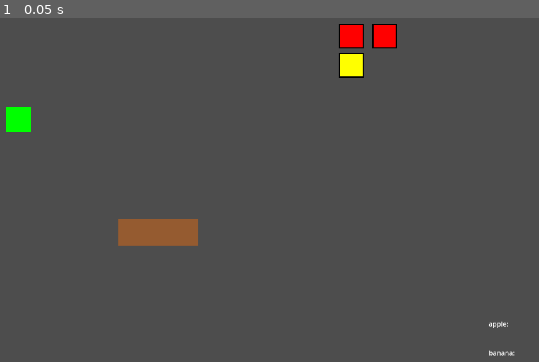
Above: before the commit, frame 1.
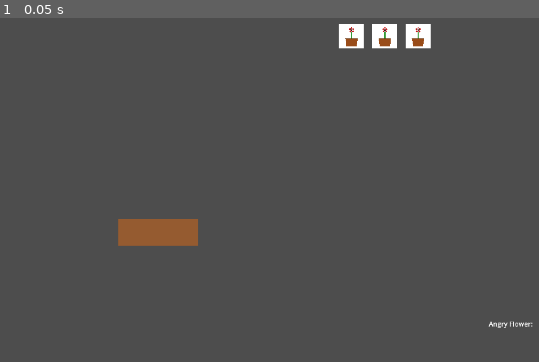
Above: after the commit, the same moment.

Repository: josephkadar-droid/TilePuzzleGame
Game: Godot game, scene res://GameManager.tscn
The game is run twice, just before and just after one commit, with the same random seed, the same clock (stepped at 60 frames per second) and the same inputs.
Inputs:
- Up to frame 1 (0.05 s): no input

The runs differ from the first frame. In frame 1, 1.9% of the frame differs, in the area x 1-99%, y 1-99%.

Commit message:
Working Plants

Diff:
--- a/DraggableItem.gd
+++ b/DraggableItem.gd
@@ -10,6 +10,7 @@
 var original_parent: Node
 var current_placement_spot: PlacementSpot = null
 var sprite: Sprite2D
+var snap_distance: float = 80.0
 
 func _ready():
 	print("=== DraggableItem _ready() called ===")
@@ -35,14 +36,100 @@
 	print("=== DraggableItem setup complete ===")
 
 func create_item_texture() -> ImageTexture:
+	if item_type == "angry_flower":
+		return create_angry_flower_texture()
+	else:
+		# Default colored square
+		var image = Image.create(60, 60, false, Image.FORMAT_RGB8)
+		image.fill(item_color)
+		# Add border
+		for x in range(60):
+			for y in range(60):
+				if x < 3 or x >= 57 or y < 3 or y >= 57:
+					image.set_pixel(x, y, Color.BLACK)
+
+		var texture = ImageTexture.new()
+		texture.set_image(image)
+		return texture
+
+func create_angry_flower_texture() -> ImageTexture:
 	var image = Image.create(60, 60, false, Image.FORMAT_RGB8)
-	image.fill(item_color)
-
-	# Add border
-	for x in range(60):
-		for y in range(60):
-			if x < 3 or x >= 57 or y < 3 or y >= 57:
-				image.set_pixel(x, y, Color.BLACK)
+	image.fill(Color.TRANSPARENT)
+
+	# Pot (brown/terracotta)
+	var pot_color = Color(0.6, 0.3, 0.1)
+	for y in range(35, 55):
+		for x in range(15, 45):
+			var pot_width = 30 - (y - 35) * 0.3
+			var start_x = 30 - pot_width / 2
+			var end_x = 30 + pot_width / 2
+			if x >= start_x and x <= end_x:
+				image.set_pixel(x, y, pot_color)
+
+	# Pot rim (darker brown)
+	var rim_color = Color(0.4, 0.2, 0.05)
+	for x in range(15, 45):
+		image.set_pixel(x, 35, rim_color)
+		image.set_pixel(x, 36, rim_color)
+
+	# Stem (green)
+	var stem_color = Color(0.2, 0.6, 0.2)
+	for y in range(20, 35):
+		image.set_pixel(29, y, stem_color)
+		image.set_pixel(30, y, stem_color)
+		image.set_pixel(31, y, stem_color)
+
+	# Flower petals (red/angry)
+	var petal_color = Color(0.8, 0.1, 0.1)
+	var center_x = 30
+	var center_y = 15
+
+	# 5 petals around center
+	var petal_positions = [
+		Vector2(0, -5),   # Top
+		Vector2(-4, -2),  # Top left
+		Vector2(-3, 3),   # Bottom left
+		Vector2(3, 3),    # Bottom right
+		Vector2(4, -2)    # Top right
+	]
+
+	for petal_pos in petal_positions:
+		var petal_x = center_x + petal_pos.x
+		var petal_y = center_y + petal_pos.y
+
+		# Draw petal (small oval)
+		for dy in range(-2, 3):
+			for dx in range(-2, 3):
+				if dx*dx + dy*dy <= 4:
+					var px = petal_x + dx
+					var py = petal_y + dy
+					if px >= 0 and px < 60 and py >= 0 and py < 60:
+						image.set_pixel(px, py, petal_color)
+
+	# Flower center (dark red/black for angry look)
+	var center_color = Color(0.3, 0.05, 0.05)
+	for dy in range(-1, 2):
+		for dx in range(-1, 2):
+			image.set_pixel(center_x + dx, center_y + dy, center_color)
+
+	# Angry eyes (black dots)
+	image.set_pixel(27, 13, Color.BLACK)
+	image.set_pixel(28, 13, Color.BLACK)
+	image.set_pixel(32, 13, Color.BLACK)
+	image.set_pixel(33, 13, Color.BLACK)
+
+	# Angry mouth (downward curve)
+	image.set_pixel(28, 17, Color.BLACK)
+	image.set_pixel(29, 18, Color.BLACK)
+	image.set_pixel(30, 18, Color.BLACK)
+	image.set_pixel(31, 18, Color.BLACK)
+	image.set_pixel(32, 17, Color.BLACK)
+
+	# Angry eyebrows (angled lines)
+	image.set_pixel(26, 11, Color.BLACK)
+	image.set_pixel(27, 12, Color.BLACK)
+	image.set_pixel(33, 12, Color.BLACK)
+	image.set_pixel(34, 11, Color.BLACK)
 
 	var texture = ImageTexture.new()
 	texture.set_image(image)
@@ -63,6 +150,13 @@
 
 func start_drag():
 	print("=== START_DRAG CALLED ===")
+
+	# Remove from current spot if placed
+	if current_placement_spot:
+		current_placement_spot.remove_item()
+		current_placement_spot = null
+		return_to_inventory = true
+
 	is_being_dragged = true
 	z_index = 100
 	var tween = create_tween()
@@ -75,26 +169,58 @@
 	var tween = create_tween()
 	tween.tween_property(sprite, "scale", Vector2(1.0, 1.0), 0.1)
 
-	var placement_successful = false
+	print("Item position when dropped: ", global_position)
+
+	# Find the closest available placement spot
+	var closest_spot: PlacementSpot = null
+	var closest_distance: float = snap_distance + 1
+
 	var overlapping_areas = get_overlapping_areas()
-
+	print("Overlapping areas: ", overlapping_areas.size())
+
+	# Check all overlapping areas for placement spots
 	for area in overlapping_areas:
 		if area is PlacementSpot:
 			var spot = area as PlacementSpot
-			if spot.place_item(self):
-				placement_successful = true
-				break
-
-	if not placement_successful and return_to_inventory:
-		return_to_original_position()
+			var distance = global_position.distance_to(spot.global_position)
+
+			print("Found PlacementSpot ", spot.name, " at distance: ", distance)
+
+			if spot.can_accept_item(self) and distance < closest_distance:
+				closest_spot = spot
+				closest_distance = distance
+				print("This is now the closest valid spot")
+
+	# Try to place in the closest valid spot if within snap distance
+	var placement_successful = false
+	if closest_spot and closest_distance <= snap_distance:
+		print("Attempting to place in closest spot: ", closest_spot.name)
+		if closest_spot.place_item(self):
+			print("Item placed successfully!")
+			placement_successful = true
+	else:
+		print("No valid spot within snap distance (", snap_distance, ")")
+
+	# If no placement, return to inventory or stay where dropped
+	if not placement_successful:
+		if return_to_inventory:
+			print("No valid placement - returning to inventory")
+			return_to_original_position()
+		else:
+			print("Item stays where dropped")
 
 func _process(_delta):
 	if is_being_dragged:
 		global_position = get_global_mouse_position()
 
 func place_at_spot(spot: PlacementSpot):
+	print("=== PLACE_AT_SPOT CALLED ===")
 	current_placement_spot = spot
-	position = spot.position
+
+	# Snap to the spot's position with animation
+	var snap_tween = create_tween()
+	snap_tween.tween_property(self, "global_position", spot.global_position, 0.2)
+
 	return_to_inventory = false
 
 func return_to_original_position():
--- a/Inventory.gd
+++ b/Inventory.gd
@@ -39,8 +39,8 @@
 
 	# Label
 	var label = Label.new()
-	label.text = item_type + ": "
-	label.custom_minimum_size.x = 100
+	label.text = item_type.replace("_", " ").capitalize() + ": "
+	label.custom_minimum_size.x = 150
 	container.add_child(label)
 
 	# Items
@@ -72,14 +72,10 @@
 	var item = preload("res://DraggableItem.tscn").instantiate()
 	item.item_type = item_type
 
-	# Set color based on type
+	# Set color and appearance based on type
 	match item_type:
-		"apple":
-			item.item_color = Color.RED
-		"banana":
-			item.item_color = Color.YELLOW
-		"orange":
-			item.item_color = Color.ORANGE
+		"angry_flower":
+			item.item_color = Color(0.8, 0.2, 0.2)  # Dark red/angry color
 		_:
 			item.item_color = Color.WHITE
 
--- a/Level1.gd
+++ b/Level1.gd
@@ -2,6 +2,5 @@
 
 func get_required_items() -> Dictionary:
 	return {
-		"apple": 2,
-		"banana": 1
+		"angry_flower": 3
 	}
--- a/Level1.tscn
+++ b/Level1.tscn
@@ -1,12 +1,8 @@
-[gd_scene load_steps=6 format=3 uid="uid://cb5ainjtcd1aa"]
+[gd_scene load_steps=4 format=3 uid="uid://cb5ainjtcd1aa"]
 
 [ext_resource type="Script" uid="uid://cjglft4h21ew1" path="res://Level1.gd" id="1_mc20k"]
-[ext_resource type="Script" uid="uid://cxgmwm6bq2pey" path="res://Shelf.gd" id="2_cove1"]
+[ext_resource type="Script" uid="uid://bjius2py8qiex" path="res://PlaceableObject.gd" id="2_cove1"]
 [ext_resource type="Script" uid="uid://byarea8hlfbhs" path="res://PlacementSpot.gd" id="3_cove1"]
-[ext_resource type="Script" uid="uid://1q6d8ti31ekx" path="res://manual_test_item.gd" id="4_dwyiq"]
-
-[sub_resource type="RectangleShape2D" id="RectangleShape2D_dn5ey"]
-size = Vector2(60, 60)
 
 [node name="Level1" type="Node2D"]
 script = ExtResource("1_mc20k")
@@ -32,13 +28,3 @@
 [node name="PlacementSpot3" type="Area2D" parent="Shelf"]
 position = Vector2(768, 576)
 script = ExtResource("3_cove1")
-
-[node name="ManualTestItem" type="Area2D" parent="."]
-position = Vector2(400, 400)
-script = ExtResource("4_dwyiq")
-
-[node name="Sprite2D" type="Sprite2D" parent="ManualTestItem"]
-
-[node name="CollisionShape2D" type="CollisionShape2D" parent="ManualTestItem"]
-position = Vector2(500, 300)
-shape = SubResource("RectangleShape2D_dn5ey")
--- a/PlaceableObject.gd
+++ b/PlaceableObject.gd
@@ -2,21 +2,50 @@
 class_name PlaceableObject
 
 @export var object_name: String = "Object"
-@export var completion_effect: String = "fall"  # "fall", "disappear", etc.
+@export var completion_effect: String = "fall"
 
 var placement_spots: Array[PlacementSpot] = []
 
 func _ready():
+	print("=== PLACEABLE OBJECT _ready() ===")
+	print("Object name: ", object_name)
+
 	# Find all placement spots that belong to this object
 	find_placement_spots_recursive(self)
 
+	print("Found ", placement_spots.size(), " placement spots")
+	for i in range(placement_spots.size()):
+		print("Spot ", i+1, ": ", placement_spots[i].name)
+
 func find_placement_spots_recursive(node: Node):
 	if node is PlacementSpot:
+		print("Found PlacementSpot: ", node.name)
 		placement_spots.append(node)
 		node.parent_object = self
+		node.item_placed.connect(_on_item_placed)
 
 	for child in node.get_children():
 		find_placement_spots_recursive(child)
+
+func _on_item_placed():
+	print("=== ITEM PLACED - CHECKING COMPLETION ===")
+	print("Total spots: ", placement_spots.size())
+	var filled_spots = 0
+
+	for spot in placement_spots:
+		if spot.is_filled():
+			filled_spots += 1
+			print("Spot ", spot.name, " is filled")
+		else:
+			print("Spot ", spot.name, " is empty")
+
+	print("Filled spots: ", filled_spots, " / ", placement_spots.size())
+
+	if is_satisfied():
+		print("ALL SPOTS FILLED - TRIGGERING COMPLETION EFFECT")
+		trigger_completion_effect()
+	else:
+		print("Not all spots filled yet - waiting for more items")
 
 func is_satisfied() -> bool:
 	# Check if all placement spots are filled
--- a/PlacementSpot.gd
+++ b/PlacementSpot.gd
@@ -41,22 +41,22 @@
 func _on_area_entered(area: Area2D):
 	if area.get_parent() is DraggableItem:
 		var item = area.get_parent() as DraggableItem
-		if item.is_being_dragged and can_accept_item(item):
-			show_highlight(true)
-		else:
-			show_highlight(false, true)
+		if item.is_being_dragged:
+			if can_accept_item(item):
+				show_highlight()
+			else:
+				show_highlight(false)
 
-func _on_area_exited(area: Area2D):
-	if area.get_parent() is DraggableItem:
-		hide_highlight()
+func _on_area_exited(_area: Area2D):
+	hide_highlight()
 
-func show_highlight(valid: bool = true, invalid: bool = false):
+func show_highlight(valid: bool = true):
 	is_highlighted = true
 	var tween = create_tween()
-	if invalid:
+	if valid:
+		highlight_sprite.modulate = highlight_color
+	else:
 		highlight_sprite.modulate = invalid_color
-	else:
-		highlight_sprite.modulate = highlight_color
 	tween.tween_property(highlight_sprite, "modulate:a", 0.5, 0.2)
 
 func hide_highlight():
@@ -65,18 +65,25 @@
 	tween.tween_property(highlight_sprite, "modulate:a", 0.0, 0.2)
 
 func can_accept_item(item: DraggableItem) -> bool:
+	# Check if spot is already filled
 	if filled_item != null:
+		print("PlacementSpot already filled with: ", filled_item.item_type)
 		return false
 
+	# Check if item type is accepted
 	if "any" in accepted_item_types:
 		return true
 
 	return item.item_type in accepted_item_types
 
 func place_item(item: DraggableItem) -> bool:
+	print("Attempting to place ", item.item_type, " in PlacementSpot")
+
 	if not can_accept_item(item):
+		print("Cannot accept item")
 		return false
 
+	print("Placing item successfully")
 	filled_item = item
 	item.place_at_spot(self)
 	item_placed.emit()
@@ -88,4 +95,5 @@
 
 func remove_item():
 	if filled_item:
+		print("Removing item from PlacementSpot")
 		filled_item = null
